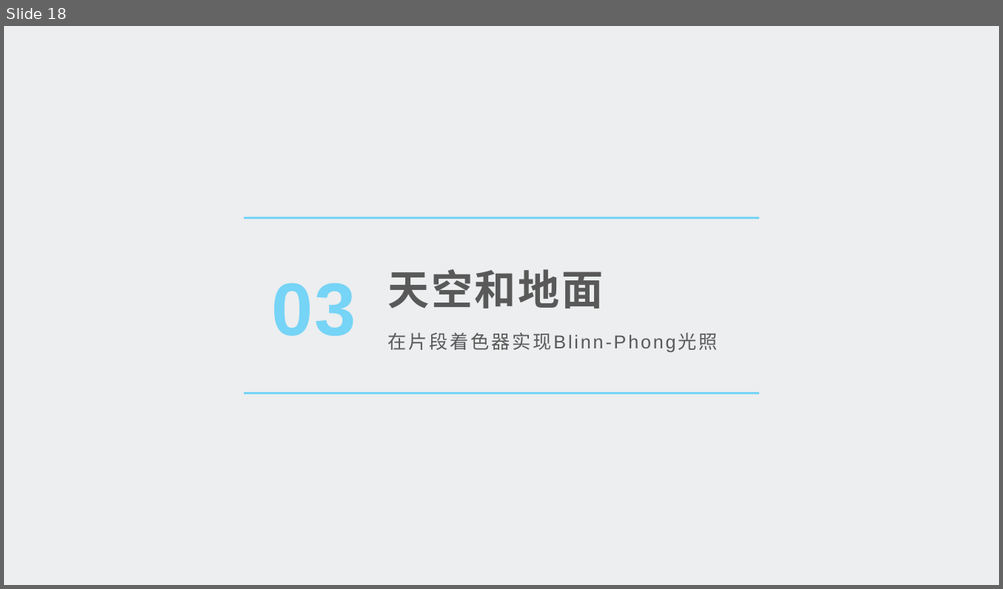
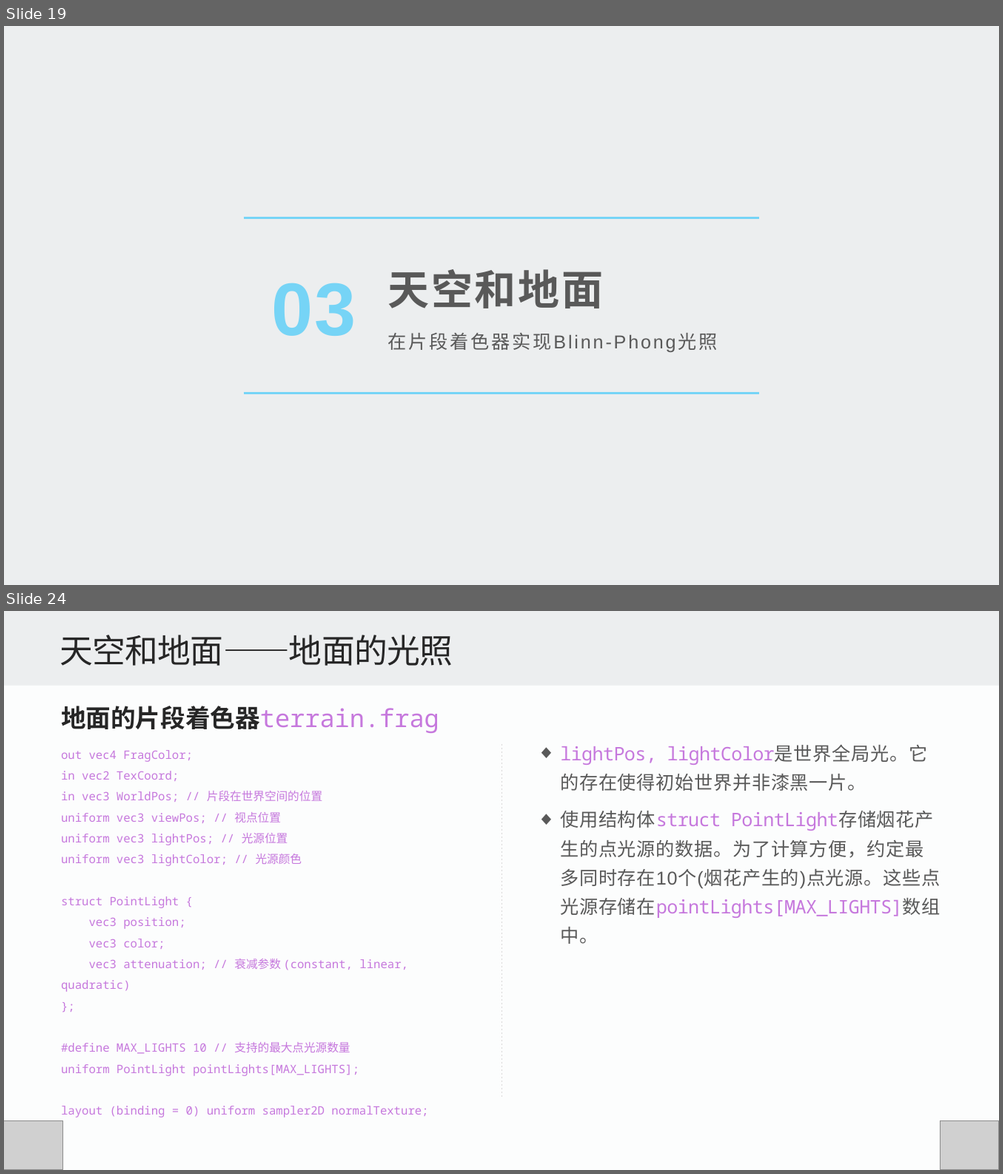
Before and after one commit to Le-Poisson/SYSU-Opengl-School-Badge-Firework, a slide deck: 汇报内容/汇报.pptx. Shown one above the other, each under a label of ours: slide 18 before the commit, slides 19 and 24 after it; the slides between them are not shown. The pictures are 1003x589 and 1003x1174 pixels, drawn with LibreOffice and Linux fonts; fonts in the diff are those of the drawing; grey boxes stand for pictures; background and template pictures are left out. Boxes give left, top, right and bottom in pixels: in the first picture for what was removed or moved away, otherwise in the second. Text is boxed around its words. In the diff, an @@ line names an element or a change of style, - is before the commit and + after.

```diff
--- a/汇报内容/汇报.pptx
+++ b/汇报内容/汇报.pptx
@@ slide 24 added at [4,611,999,1170], background #FCFDFD @@
@@ rectangle added at [4,611,999,686], fill #ECEEEF @@
@@ text added at [60,635,453,666], 32 pt, text #262626 @@
+天空和地面——地面的光照
@@ text added at [61,706,439,733], 24 pt, text #C678DD @@
+地面的片段着色器terrain.frag
@@ line added from (502, 743) to (502, 1097), #D9D9D9 0.5 pt dashed @@
@@ text added at [61,750,428,1118], 11.2 pt, text #C678DD @@
+out vec4 FragColor;
+in vec2 TexCoord;
+in vec3 WorldPos; // 片段在世界空间的位置
+uniform vec3 viewPos; // 视点位置
+uniform vec3 lightPos; // 光源位置
+uniform vec3 lightColor; // 光源颜色
+struct PointLight {
+vec3 position;
+vec3 color;
+vec3 attenuation; // 衰减参数 (constant, linear, quadratic)
+};
+#define MAX_LIGHTS 10 // 支持的最大点光源数量
+uniform PointLight pointLights[MAX_LIGHTS];
+layout (binding = 0) uniform sampler2D normalTexture;
@@ text added at [560,744,940,944], 18 pt, text #595959 @@
+◆ lightPos, lightColor是世界全局光。它的存在使得初始世界并非漆黑一片。
+◆ 使用结构体struct PointLight存储烟花产生的点光源的数据。为了计算方便，约定最多同时存在10个(烟花产生的)点光源。这些点光源存储在pointLights[MAX_LIGHTS]数组中。
@@ picture added at [4,1122,63,1170] @@
@@ picture added at [940,1122,999,1170] @@
@@ what was slide 18 is now slide 19 @@
```
Also in this commit, not shown: 8 other slides added, 3 other files.
